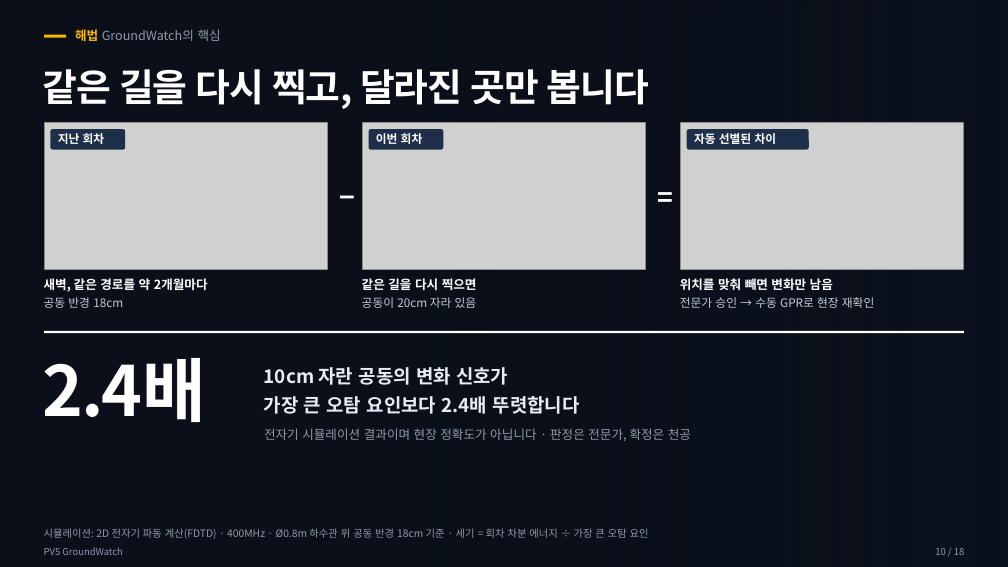
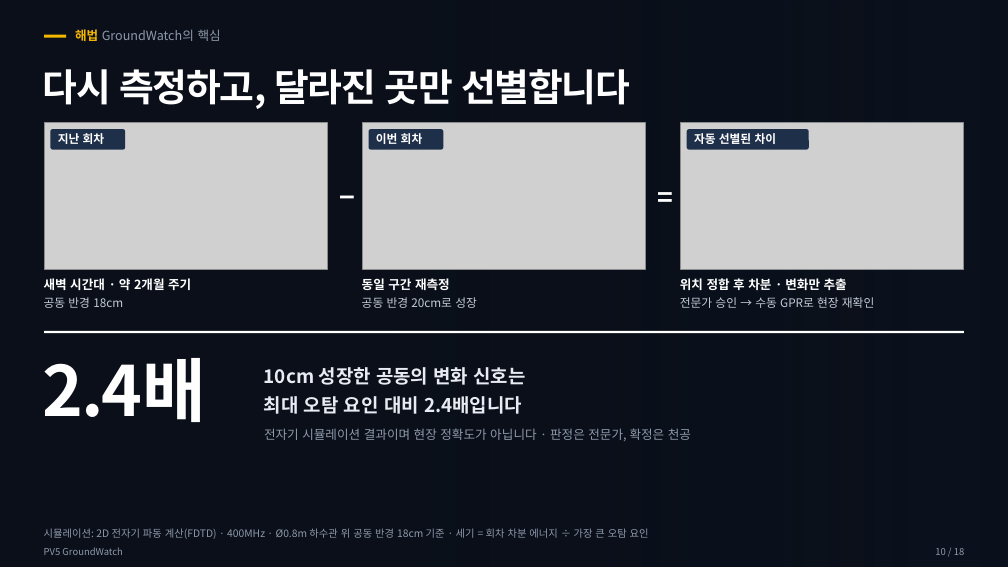
Before and after one commit to woojin-choe/pv5-hose-lab, a slide deck: slide 10 of ppt_all/PV5_GroundWatch_10_26.pptx. Drawn at 1008x567 pixels with LibreOffice and Linux fonts; fonts in the diff are those of the drawing; grey boxes stand for pictures; background and template pictures are left out. Boxes give left, top, right and bottom in pixels: in the first picture for what was removed or moved away, otherwise in the second. Text is boxed around its words. In the diff, an @@ line names an element or a change of style, - is before the commit and + after.

```diff
--- a/ppt_all/PV5_GroundWatch_10_26.pptx
+++ b/ppt_all/PV5_GroundWatch_10_26.pptx
@@ text at [43,69,630,109]: text changed @@
-같은 길을 다시 찍고, 달라진 곳만 봅니다
+다시 측정하고, 달라진 곳만 선별합니다
@@ text at [44,278,191,290]: text changed @@
-새벽, 같은 경로를 약 2개월마다
+새벽 시간대 · 약 2개월 주기
@@ text at [362,297,477,308]: text changed @@
-공동이 20cm 자라 있음
+공동 반경 20cm로 성장
@@ text at [362,278,450,290]: text changed @@
-같은 길을 다시 찍으면
+동일 구간 재측정
@@ text at [680,278,847,290]: text changed @@
-위치를 맞춰 빼면 변화만 남음
+위치 정합 후 차분 · 변화만 추출
@@ text at [264,367,526,385]: text changed @@
-10cm 자란 공동의 변화 신호가
+10cm 성장한 공동의 변화 신호는
@@ text at [264,396,522,414]: text changed @@
-가장 큰 오탐 요인보다 2.4배 뚜렷합니다
+최대 오탐 요인 대비 2.4배입니다
```
Also in this commit, not shown: 15 other slides changed, 21 other files.
